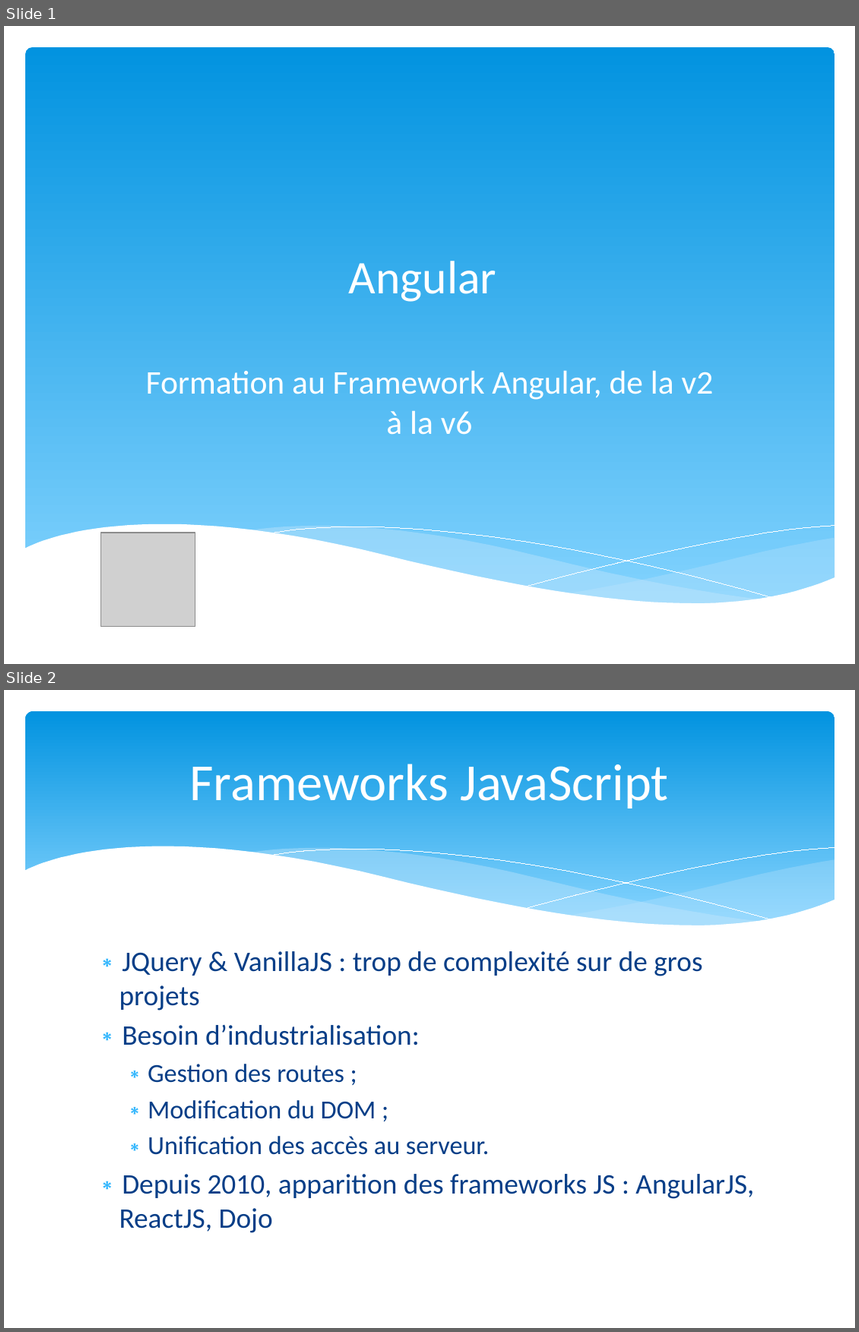
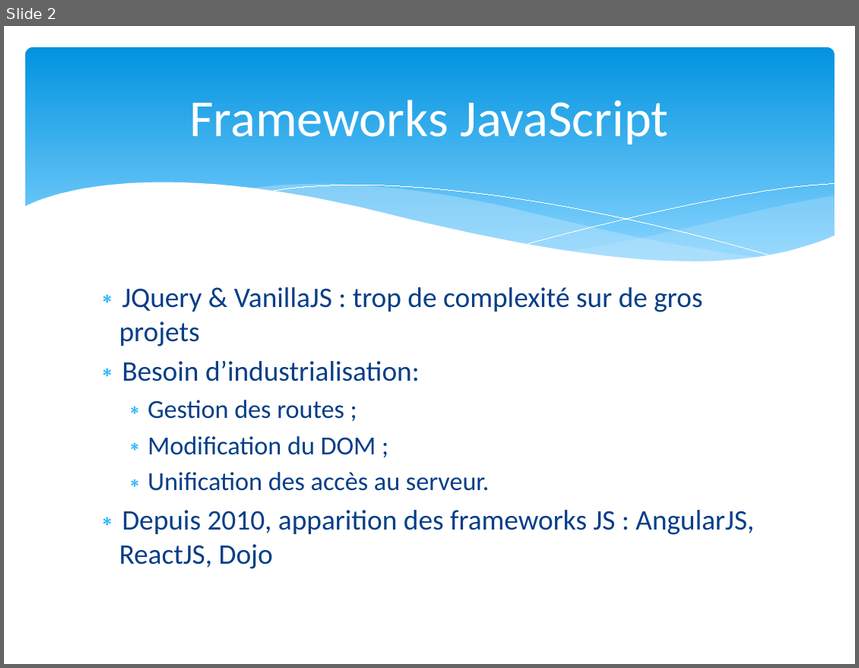
Before and after one commit to dalabord/ng-formation, a slide deck: formation_Angular.pptx. Shown one above the other, each under a label of ours: slides 1 and 2 before the commit, slide 2 after it. The pictures are 859x1332 and 859x668 pixels, drawn with LibreOffice and Linux fonts; fonts in the diff are those of the drawing; grey boxes stand for pictures. Boxes give left, top, right and bottom in pixels: in the first picture for what was removed or moved away, otherwise in the second. Text is boxed around its words. In the diff, an @@ line names an element or a change of style, - is before the commit and + after.

```diff
--- a/formation_Angular.pptx
+++ b/formation_Angular.pptx
@@ slide 1 removed at box(4, 26, 855, 664), background #FFFFFF @@
@@ rounded rectangle removed at box(25, 47, 835, 609) @@
@@ title removed at box(349, 261, 496, 302) @@
-Angular
@@ subtitle removed at box(146, 371, 714, 435) @@
-Formation au Framework Angular, de la v2 à la v6
@@ group removed at box(24, 525, 835, 649): 5 freeform shapes @@
@@ picture removed at box(101, 532, 195, 626) @@
```
Also in this commit, not shown: 5 slides changed, 1 slide added, 48 other files.
